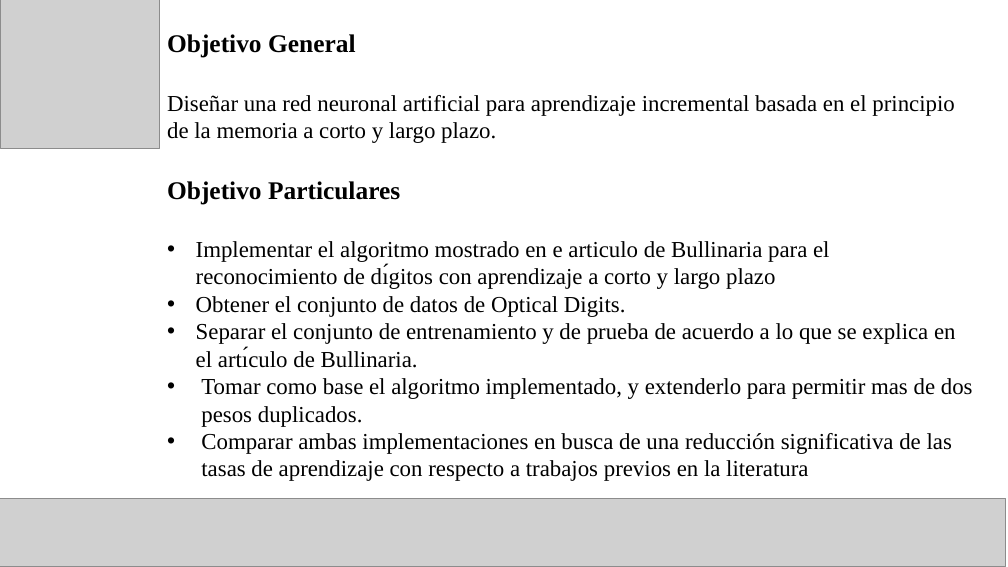
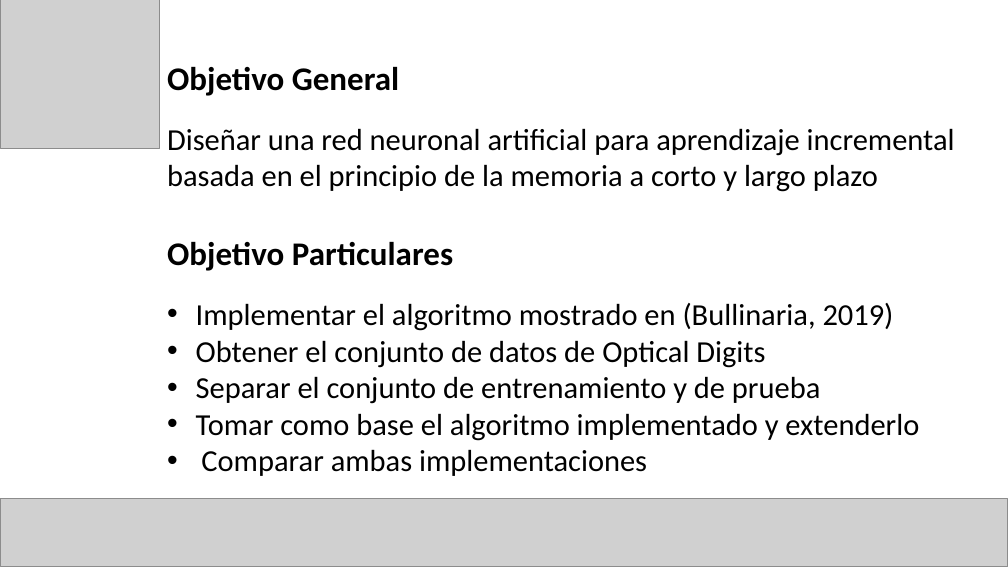
Before and after one commit to Computer-Cluster/Incremental-Learning, a slide deck: slide 4 of Aprendizaje incremental para la tarea de reconocimiento.pptx. Drawn at 1008x567 pixels with LibreOffice and Linux fonts; fonts in the diff are those of the drawing; grey boxes stand for pictures. Boxes give left, top, right and bottom in pixels: in the first picture for what was removed or moved away, otherwise in the second. Text is boxed around its words. In the diff, an @@ line names an element or a change of style, - is before the commit and + after.

```diff
--- a/Aprendizaje incremental para la tarea de reconocimiento.pptx
+++ b/Aprendizaje incremental para la tarea de reconocimiento.pptx
@@ text "Objetivo General": place and size @@
-text "Objetivo General" at box(167, 34, 973, 481)
+text "Objetivo General" at box(167, 67, 955, 476)
@@ text at box(167, 67, 453, 271): size 20 to 26 pt, font Times New Roman to Calibri in "Objetivo General", "Objetivo Particulares" @@
@@ text at box(167, 128, 955, 192): text changed; size 18 to 24 pt; font Times New Roman to Calibri @@
-Diseñar una red neuronal artificial para aprendizaje incremental basada en el principio de la memoria a corto y largo plazo.
+Diseñar una red neuronal artificial para aprendizaje incremental basada en el principio de la memoria a corto y largo plazo
@@ text at box(196, 303, 919, 476): text changed; size 18 to 24 pt; font Times New Roman to Calibri @@
-• Implementar el algoritmo mostrado en e articulo de Bullinaria para el reconocimiento de dı́gitos con aprendizaje a corto y largo plazo
-• Obtener el conjunto de datos de Optical Digits.
-• Separar el conjunto de entrenamiento y de prueba de acuerdo a lo que se explica en el artı́culo de Bullinaria.
-• Tomar como base el algoritmo implementado, y extenderlo para permitir mas de dos pesos duplicados.
-• Comparar ambas implementaciones en busca de una reducción significativa de las tasas de aprendizaje con respecto a trabajos previos en la literatura
+• Implementar el algoritmo mostrado en (Bullinaria, 2019)
+• Obtener el conjunto de datos de Optical Digits
+• Separar el conjunto de entrenamiento y de prueba
+• Tomar como base el algoritmo implementado y extenderlo
+• Comparar ambas implementaciones
```
Also in this commit, not shown: 12 other slides changed, 2 slides added, 1 slide removed.
